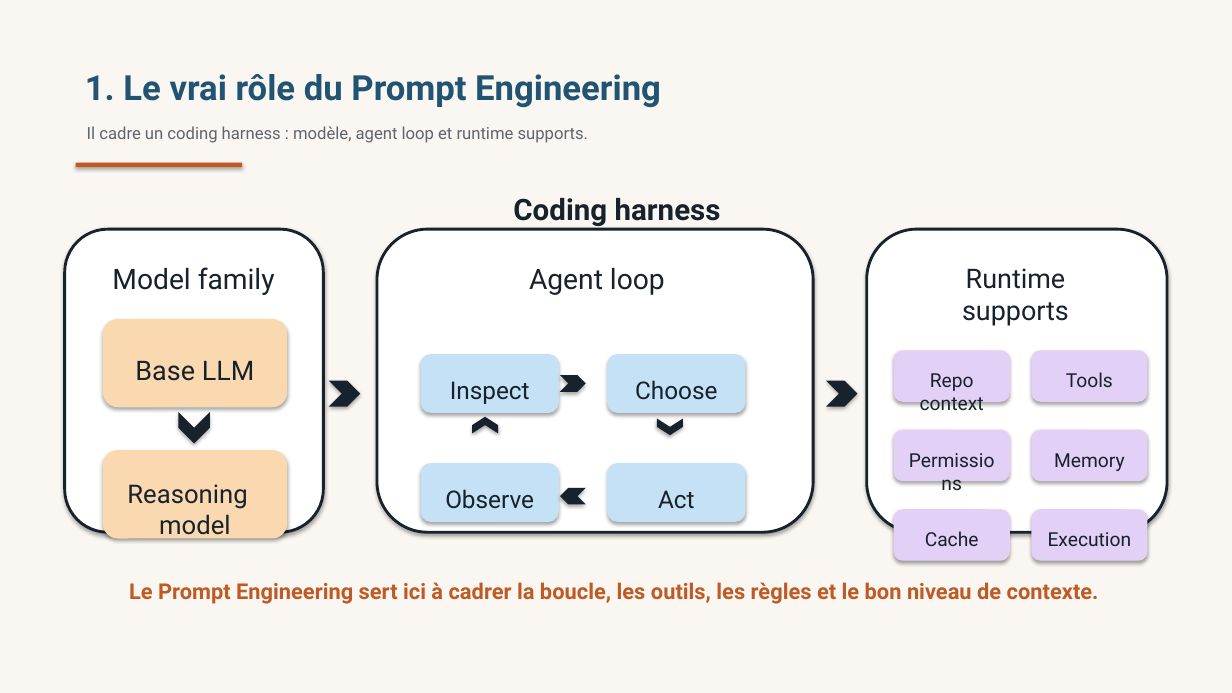
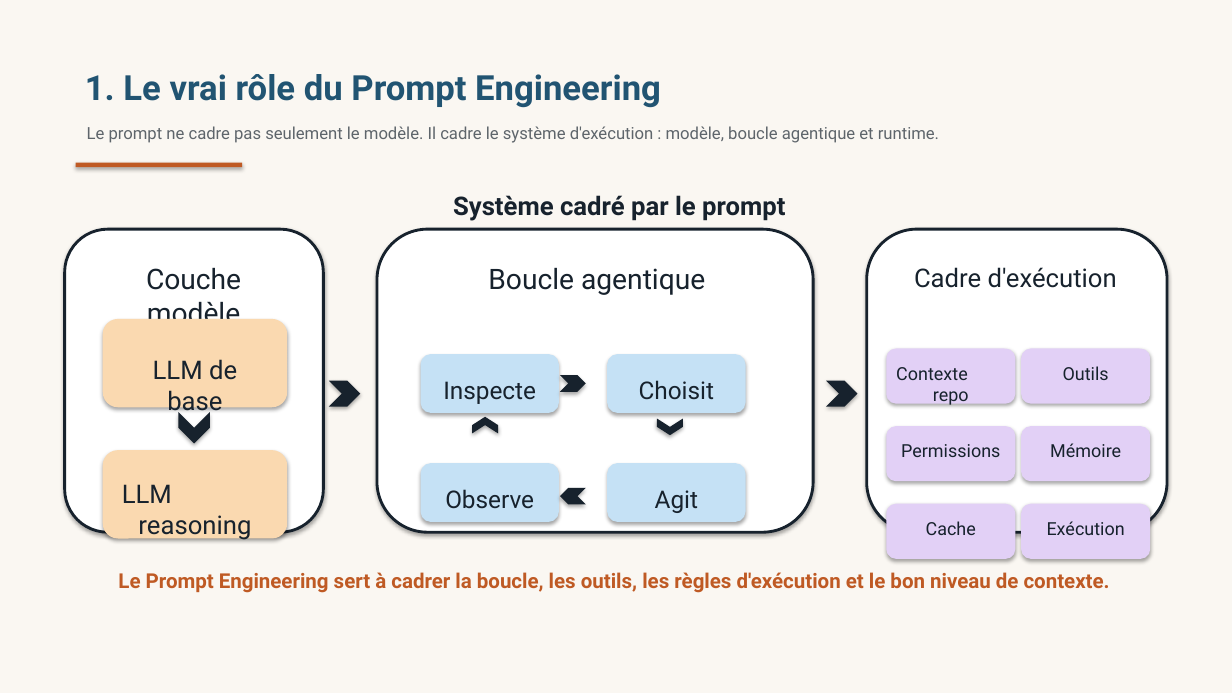
Before and after one commit to ThalesGroup/agilab, a slide deck: slide 1 of docs/source/TP Prompt Ingénierie.pptx. Drawn at 1232x693 pixels with LibreOffice and Linux fonts; fonts in the diff are those of the drawing. Boxes give left, top, right and bottom in pixels: in the first picture for what was removed or moved away, otherwise in the second. Text is boxed around its words. In the diff, an @@ line names an element or a change of style, - is before the commit and + after.

Commit message:
docs(slides): tighten prompt deck layout

```diff
--- a/docs/source/TP Prompt Ingénierie.pptx
+++ b/docs/source/TP Prompt Ingénierie.pptx
@@ text at (87, 126, 939, 143): text changed @@
-Il cadre un coding harness : modèle, agent loop et runtime supports.
+Le prompt ne cadre pas seulement le modèle. Il cadre le système d'exécution : modèle, boucle agentique et runtime.
@@ text at (453, 195, 785, 221): text changed; size 23 to 20 pt @@
-Coding harness
+Système cadré par le prompt
@@ text at (146, 267, 241, 319): text changed @@
-Model family
+Couche modèle
@@ text at (488, 267, 705, 295): text changed @@
-Agent loop
+Boucle agentique
@@ text at (914, 267, 1117, 288): text changed; size 21 to 20 pt @@
-Runtime supports
+Cadre d'exécution
@@ text at (153, 359, 237, 416): text changed; size 21 to 20 pt @@
-Base LLM
+LLM de base
@@ rounded rectangle: place and size @@
-rounded rectangle at (895, 351, 1009, 401)
+rounded rectangle at (887, 349, 1015, 403)
@@ rounded rectangle: place and size @@
-rounded rectangle at (1032, 351, 1147, 401)
+rounded rectangle at (1022, 349, 1150, 403)
@@ text at (443, 381, 536, 404): text changed @@
-Inspect
+Inspecte
@@ text at (639, 380, 714, 400): text changed @@
-Choose
+Choisit
@@ text at (896, 367, 969, 406): text changed; size 15 to 14 pt @@
-Repo context
+Contexte
+repo
@@ text at (1063, 366, 1109, 380): text changed; size 15 to 14 pt @@
-Tools
+Outils
@@ text "Permissions" at (901, 444, 1000, 457): size 15 to 14 pt @@
@@ rounded rectangle: place and size @@
-rounded rectangle at (895, 431, 1009, 481)
+rounded rectangle at (887, 427, 1015, 481)
@@ rounded rectangle: place and size @@
-rounded rectangle at (1032, 431, 1147, 481)
+rounded rectangle at (1022, 427, 1150, 481)
@@ text at (1050, 443, 1121, 457): text changed; size 15 to 14 pt @@
-Memory
+Mémoire
@@ text at (122, 484, 251, 540): text changed @@
-Reasoning
-model
+LLM
+reasoning
@@ text at (655, 490, 698, 513): text changed @@
-Act
+Agit
@@ rounded rectangle: place and size @@
-rounded rectangle at (895, 510, 1009, 560)
+rounded rectangle at (887, 505, 1015, 558)
@@ rounded rectangle: place and size @@
-rounded rectangle at (1032, 510, 1147, 560)
+rounded rectangle at (1022, 505, 1150, 558)
@@ text "Cache" at (926, 521, 976, 535): size 15 to 14 pt @@
@@ text "Cache": place and size @@
-text "Cache" at (925, 531, 979, 546)
+text "Cache" at (926, 521, 976, 535)
@@ text at (1047, 521, 1125, 535): text changed; size 15 to 14 pt @@
-Execution
+Exécution
@@ text at (118, 572, 1110, 593): text changed; size 17 to 16 pt @@
-Le Prompt Engineering sert ici à cadrer la boucle, les outils, les règles et le bon niveau de contexte.
+Le Prompt Engineering sert à cadrer la boucle, les outils, les règles d'exécution et le bon niveau de contexte.
```
Also in this commit, not shown: 3 other slides changed, 2 other files.
